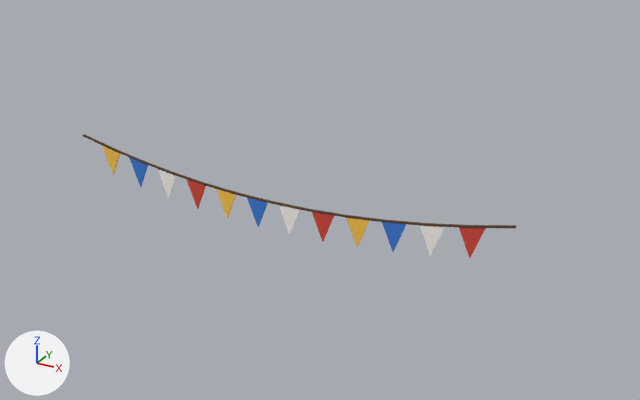
Renders of the FBX model assets/cat-cafe/exports/CatCafe_Square_RallyBuntingSide.fbx from each side of a commit.
One viewpoint serves both versions: a camera (50 mm lens) standing at (0.147, -0.235, 0.208) and looking at (0.014, 0.008, 0.087). Arrows for +X, +Y and +Z are at lower left; the lights stay in place. The picture after the commit comes second. Where no turn or scale is listed for an object, it has been applied to the vertices.

Objects in the first picture: 'CatCafe_Square_RallyBuntingSide', 'CatCafe_Square_RallyBuntingSide_Flag01_Pennant', 'CatCafe_Square_RallyBuntingSide_Flag02_Pennant', 'CatCafe_Square_RallyBuntingSide_Flag03_Pennant', 'CatCafe_Square_RallyBuntingSide_Flag04_Pennant', 'CatCafe_Square_RallyBuntingSide_Flag05_Pennant', 'CatCafe_Square_RallyBuntingSide_Flag06_Pennant', 'CatCafe_Square_RallyBuntingSide_Flag07_Pennant', 'CatCafe_Square_RallyBuntingSide_Flag08_Pennant', 'CatCafe_Square_RallyBuntingSide_Flag09_Pennant', 'CatCafe_Square_RallyBuntingSide_Flag10_Pennant', 'CatCafe_Square_RallyBuntingSide_Flag11_Pennant', 'CatCafe_Square_RallyBuntingSide_Flag12_Pennant'.
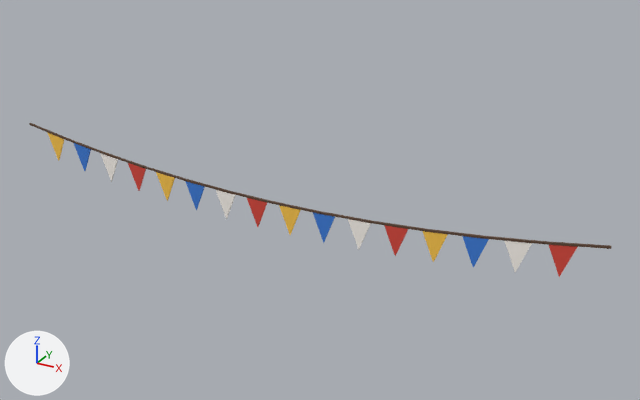
Where the change shows, as pixel boxes [x1, y1, x2, y2] in the pictures (640 x 400 px):
'CatCafe_Square_RallyBuntingSide', rescaled (35% wider, 34% taller): before [83, 134, 516, 228]; after [29, 123, 612, 249]
'CatCafe_Square_RallyBuntingSide_Flag01_Pennant', moved: before [459, 228, 486, 258]; after [549, 245, 577, 277]
'CatCafe_Square_RallyBuntingSide_Flag02_Pennant', moved: before [419, 225, 445, 256]; after [505, 241, 532, 272]
'CatCafe_Square_RallyBuntingSide_Flag03_Pennant', moved: before [382, 222, 406, 252]; after [462, 236, 489, 268]
'CatCafe_Square_RallyBuntingSide_Flag04_Pennant', moved: before [346, 218, 369, 247]; after [423, 231, 448, 262]
'CatCafe_Square_RallyBuntingSide_Flag05_Pennant', moved: before [312, 212, 334, 242]; after [384, 225, 408, 256]
'CatCafe_Square_RallyBuntingSide_Flag06_Pennant', moved: before [279, 205, 300, 235]; after [348, 219, 371, 250]
'CatCafe_Square_RallyBuntingSide_Flag07_Pennant', moved: before [247, 198, 268, 227]; after [313, 213, 335, 243]
'CatCafe_Square_RallyBuntingSide_Flag08_Pennant', moved: before [216, 189, 236, 218]; after [279, 205, 301, 235]
'CatCafe_Square_RallyBuntingSide_Flag09_Pennant', moved: before [186, 179, 206, 209]; after [247, 198, 267, 227]
'CatCafe_Square_RallyBuntingSide_Flag10_Pennant', moved: before [158, 169, 176, 198]; after [215, 189, 235, 219]
'CatCafe_Square_RallyBuntingSide_Flag11_Pennant', moved: before [129, 157, 148, 187]; after [185, 181, 205, 210]
'CatCafe_Square_RallyBuntingSide_Flag12_Pennant', moved: before [102, 146, 120, 175]; after [156, 172, 175, 201]
'CatCafe_Square_RallyBuntingSide_Flag13_Pennant', added: after [128, 163, 146, 191]
'CatCafe_Square_RallyBuntingSide_Flag14_Pennant', added: after [100, 153, 118, 182]
'CatCafe_Square_RallyBuntingSide_Flag15_Pennant', added: after [74, 143, 91, 171]
'CatCafe_Square_RallyBuntingSide_Flag16_Pennant', added: after [47, 132, 64, 161]

Edits to the bpy script that builds the scene:
```text
Change me_catcafe_square_rallybuntingside:
    remove me_catcafe_square_rallybuntingside.from_pydata(...)  # 96 vertices, 72 faces; spans x -0.084..0.084, y 0.0, z 0.086..0.096
    add me_catcafe_square_rallybuntingside.from_pydata(...)  # 96 vertices, 72 faces; spans x -0.112..0.112, y 0.0, z 0.086..0.096
    me_catcafe_square_rallybuntingside part 1: the whole mesh is scaled about its middle by (1.33, 1, 0.999)
Change ob_catcafe_square_rallybuntingside_flag01_pennant:
    ob_catcafe_square_rallybuntingside_flag01_pennant.location: (0.0707, 0.0, 0.0929) -> (0.0983, 0.0, 0.0935)
Change ob_catcafe_square_rallybuntingside_flag02_pennant:
    ob_catcafe_square_rallybuntingside_flag02_pennant.location: (0.0579, 0.0, 0.0905) -> (0.0852, 0.0, 0.0916)
Change ob_catcafe_square_rallybuntingside_flag11_pennant:
    ob_catcafe_square_rallybuntingside_flag11_pennant.location: (-0.0579, 0.0, 0.0905) -> (-0.0327, 0.0, 0.0866)
Change ob_catcafe_square_rallybuntingside_flag05_pennant:
    ob_catcafe_square_rallybuntingside_flag05_pennant.location: (0.0193, 0.0, 0.0863) -> (0.0459, 0.0, 0.0874)
Change ob_catcafe_square_rallybuntingside_flag08_pennant:
    ob_catcafe_square_rallybuntingside_flag08_pennant.location: (-0.0193, 0.0, 0.0863) -> (0.0065, 0.0, 0.0857)
Change ob_catcafe_square_rallybuntingside_flag09_pennant:
    ob_catcafe_square_rallybuntingside_flag09_pennant.location: (-0.0322, 0.0, 0.0872) -> (-0.0065, 0.0, 0.0857)
Change ob_catcafe_square_rallybuntingside_flag07_pennant:
    ob_catcafe_square_rallybuntingside_flag07_pennant.location: (-0.0064, 0.0, 0.0858) -> (0.0197, 0.0, 0.086)
Change ob_catcafe_square_rallybuntingside_flag06_pennant:
    ob_catcafe_square_rallybuntingside_flag06_pennant.location: (0.0064, 0.0, 0.0858) -> (0.0327, 0.0, 0.0866)
Change ob_catcafe_square_rallybuntingside_flag04_pennant:
    ob_catcafe_square_rallybuntingside_flag04_pennant.location: (0.0322, 0.0, 0.0872) -> (0.0589, 0.0, 0.0885)
Change ob_catcafe_square_rallybuntingside_flag03_pennant:
    ob_catcafe_square_rallybuntingside_flag03_pennant.location: (0.045, 0.0, 0.0886) -> (0.072, 0.0, 0.0899)
Change ob_catcafe_square_rallybuntingside_flag10_pennant:
    ob_catcafe_square_rallybuntingside_flag10_pennant.location: (-0.045, 0.0, 0.0886) -> (-0.0197, 0.0, 0.086)
Change ob_catcafe_square_rallybuntingside_flag12_pennant:
    ob_catcafe_square_rallybuntingside_flag12_pennant.location: (-0.0707, 0.0, 0.0929) -> (-0.0459, 0.0, 0.0874)
Add ob_catcafe_square_rallybuntingside_flag16_pennant:
    ob_catcafe_square_rallybuntingside_flag16_pennant = bpy.data.objects.new('CatCafe_Square_RallyBuntingSide_Flag16_Pennant', me_catcafe_square_rallybuntingside_flag16_pennant)  # 6 vertices, 5 faces; spans x -0.0042..0.0042, y -0.00025..0.00025, z -0.0105..0.00067
    ob_catcafe_square_rallybuntingside_flag16_pennant.location = (-0.0983, 0.0, 0.0935)
Add ob_catcafe_square_rallybuntingside_flag14_pennant:
    ob_catcafe_square_rallybuntingside_flag14_pennant = bpy.data.objects.new('CatCafe_Square_RallyBuntingSide_Flag14_Pennant', me_catcafe_square_rallybuntingside_flag14_pennant)  # 6 vertices, 5 faces; spans x -0.0042..0.0042, y -0.00025..0.00025, z -0.0105..0.00049
    ob_catcafe_square_rallybuntingside_flag14_pennant.location = (-0.072, 0.0, 0.0899)
Add ob_catcafe_square_rallybuntingside_flag15_pennant:
    ob_catcafe_square_rallybuntingside_flag15_pennant = bpy.data.objects.new('CatCafe_Square_RallyBuntingSide_Flag15_Pennant', me_catcafe_square_rallybuntingside_flag15_pennant)  # 6 vertices, 5 faces; spans x -0.0042..0.0042, y -0.00025..0.00025, z -0.0105..0.00058
    ob_catcafe_square_rallybuntingside_flag15_pennant.location = (-0.0852, 0.0, 0.0916)
Add ob_catcafe_square_rallybuntingside_flag13_pennant:
    ob_catcafe_square_rallybuntingside_flag13_pennant = bpy.data.objects.new('CatCafe_Square_RallyBuntingSide_Flag13_Pennant', me_catcafe_square_rallybuntingside_flag13_pennant)  # 6 vertices, 5 faces; spans x -0.0042..0.0042, y -0.00025..0.00025, z -0.0105..0.0004
    ob_catcafe_square_rallybuntingside_flag13_pennant.location = (-0.0589, 0.0, 0.0885)
```
